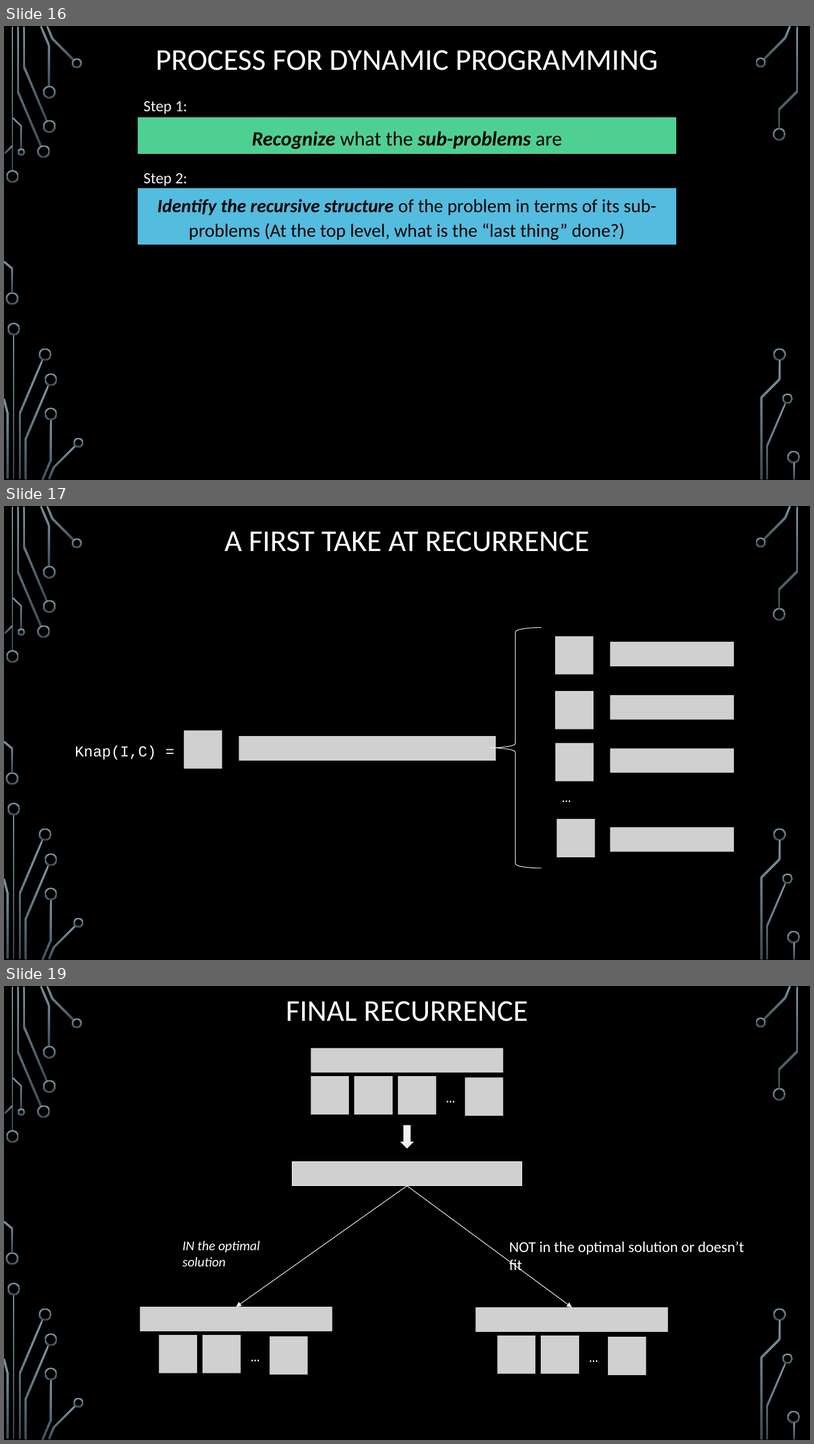
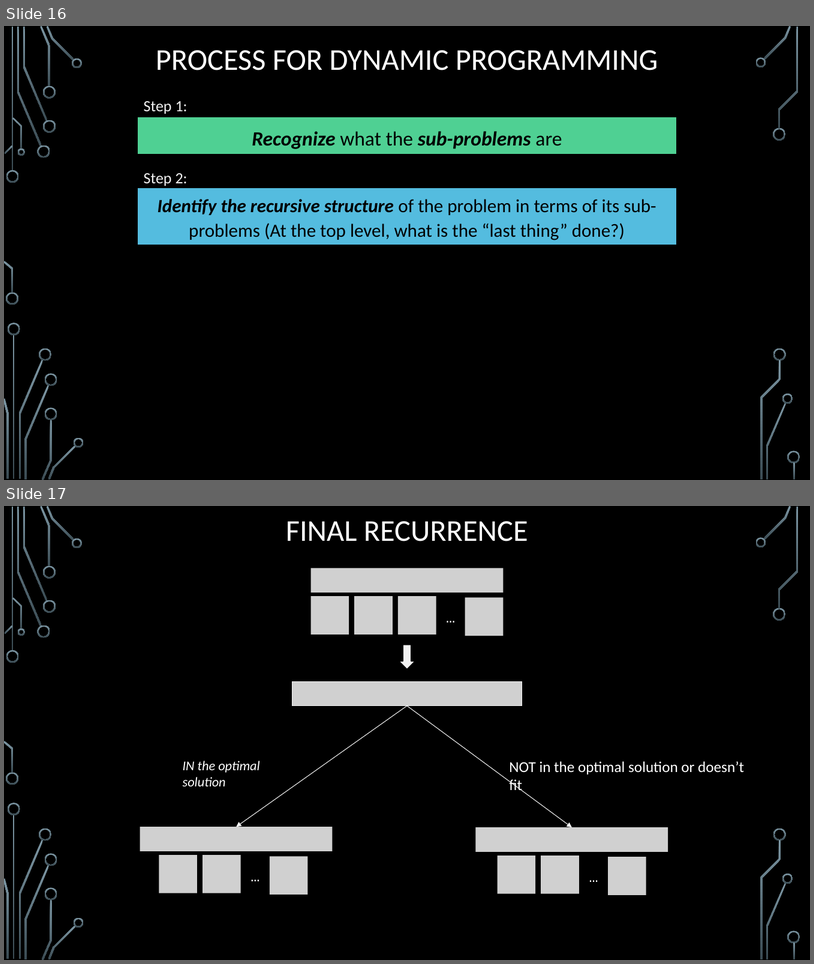
Before and after one commit to markfloryan/dsa2, a slide deck: slides/05-4-DPKnapsack.pptx. Shown one above the other, each under a label of ours: slides 16, 17 and 19 before the commit, slides 16 and 17 after it; the slides between them are not shown. The pictures are 814x1444 and 814x964 pixels, drawn with LibreOffice and Linux fonts; fonts in the diff are those of the drawing; grey boxes stand for pictures; background and template pictures are left out. Boxes give left, top, right and bottom in pixels: in the first picture for what was removed or moved away, otherwise in the second. Text is boxed around its words. In the diff, an @@ line names an element or a change of style, - is before the commit and + after.

```diff
--- a/slides/05-4-DPKnapsack.pptx
+++ b/slides/05-4-DPKnapsack.pptx
@@ slide 17 removed at bbox=[4, 506, 810, 960], background picture (left out); not listed: 36 template elements that a slide beside it also shows @@
@@ title removed at bbox=[225, 531, 590, 552] @@
-A FIRST TAKE AT RECURRENCE
@@ group removed at bbox=[75, 628, 735, 868]: 10 pictures, 2 texts, 1 left brace @@
-Knap(I,C) =
-…
@@ what was slide 19 is now slide 17 @@
```
Also in this commit, not shown: 1 other slide removed, 1 other file.
